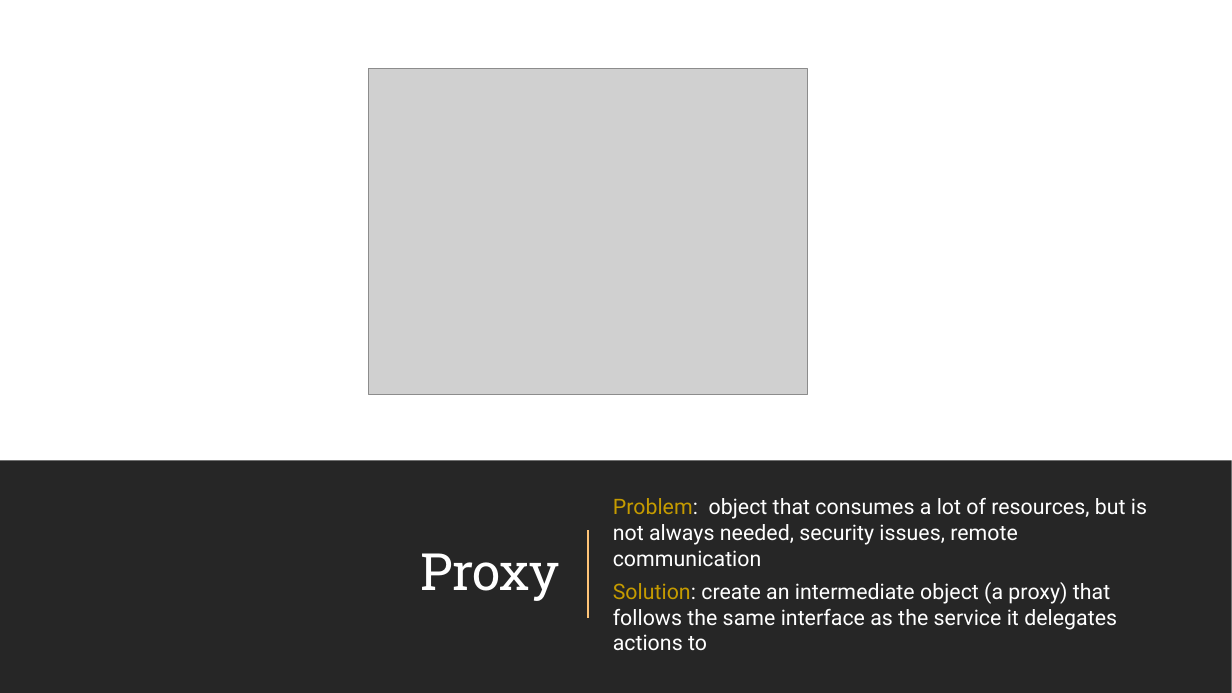
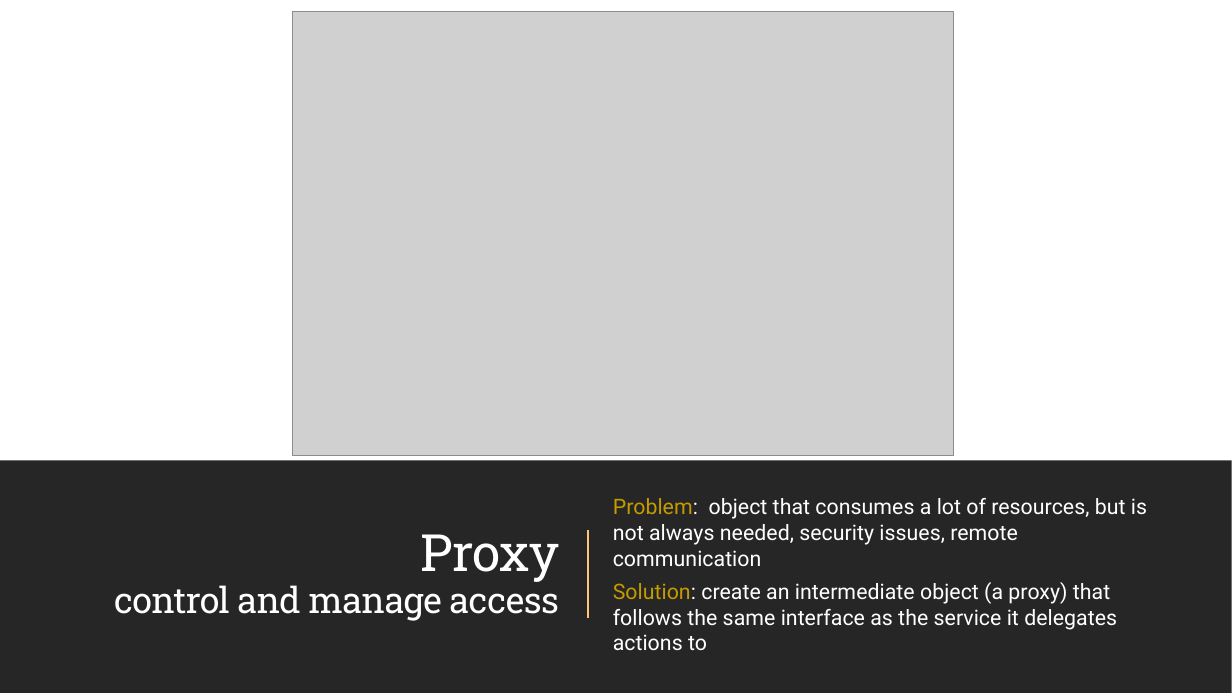
Before and after one commit to amturian/design-patterns, a slide deck: slide 15 of PPT Presentations/DesignPatterns-StructuralPatterns.pptx. Drawn at 1232x693 pixels with LibreOffice and Linux fonts; fonts in the diff are those of the drawing; grey boxes stand for pictures. Boxes give left, top, right and bottom in pixels: in the first picture for what was removed or moved away, otherwise in the second. Text is boxed around its words. In the diff, an @@ line names an element or a change of style, - is before the commit and + after.

```diff
--- a/PPT Presentations/DesignPatterns-StructuralPatterns.pptx
+++ b/PPT Presentations/DesignPatterns-StructuralPatterns.pptx
@@ picture added at (292,11,953,456) @@
@@ picture removed at (369,68,808,394) @@
@@ title at (114,534,559,621): text changed; size 40 to 28 pt @@
-Proxy
+Proxy
+control and manage access
```
Also in this commit, not shown: 4 other slides changed, 1 slide added, 1 other file.
